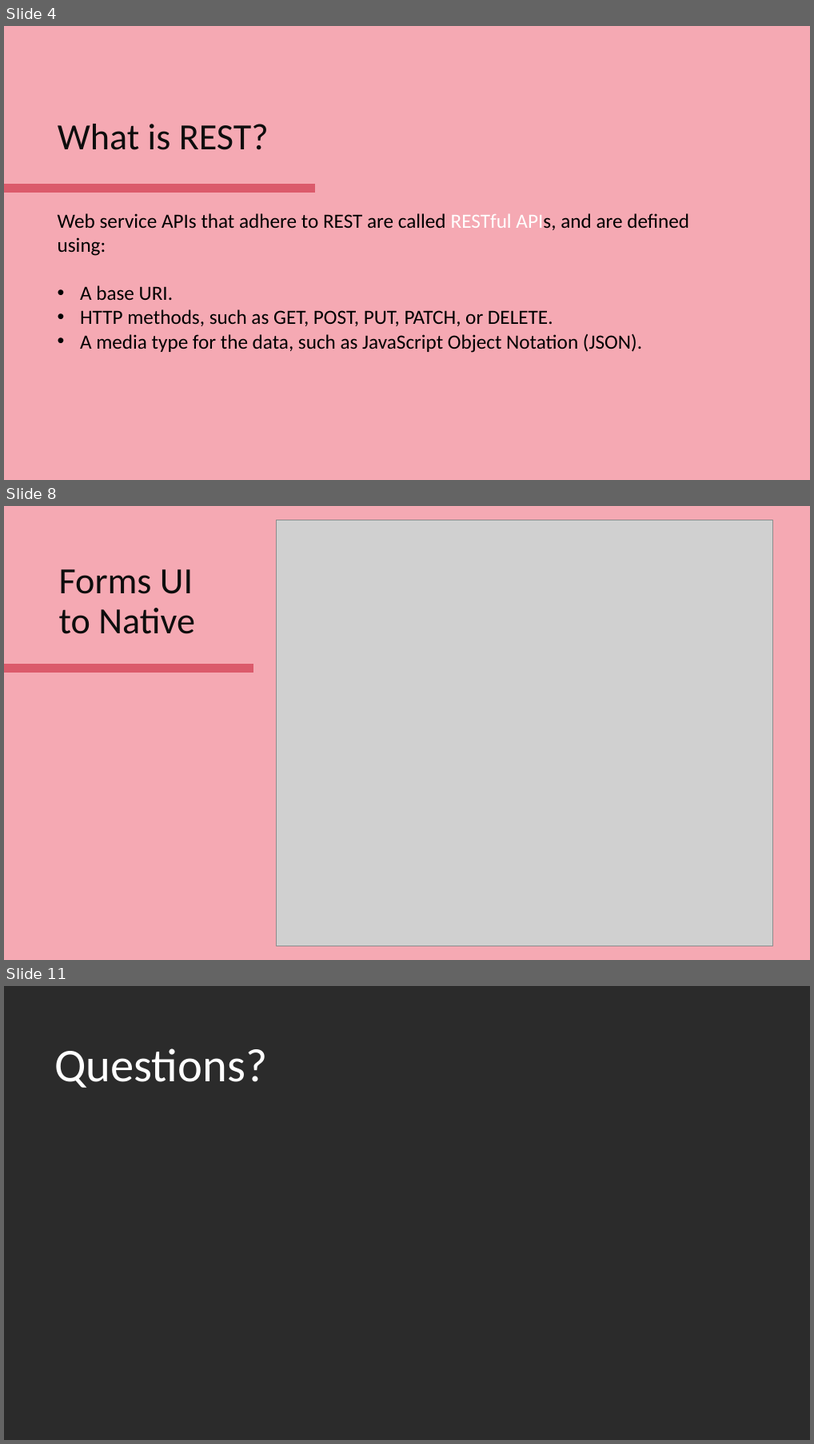
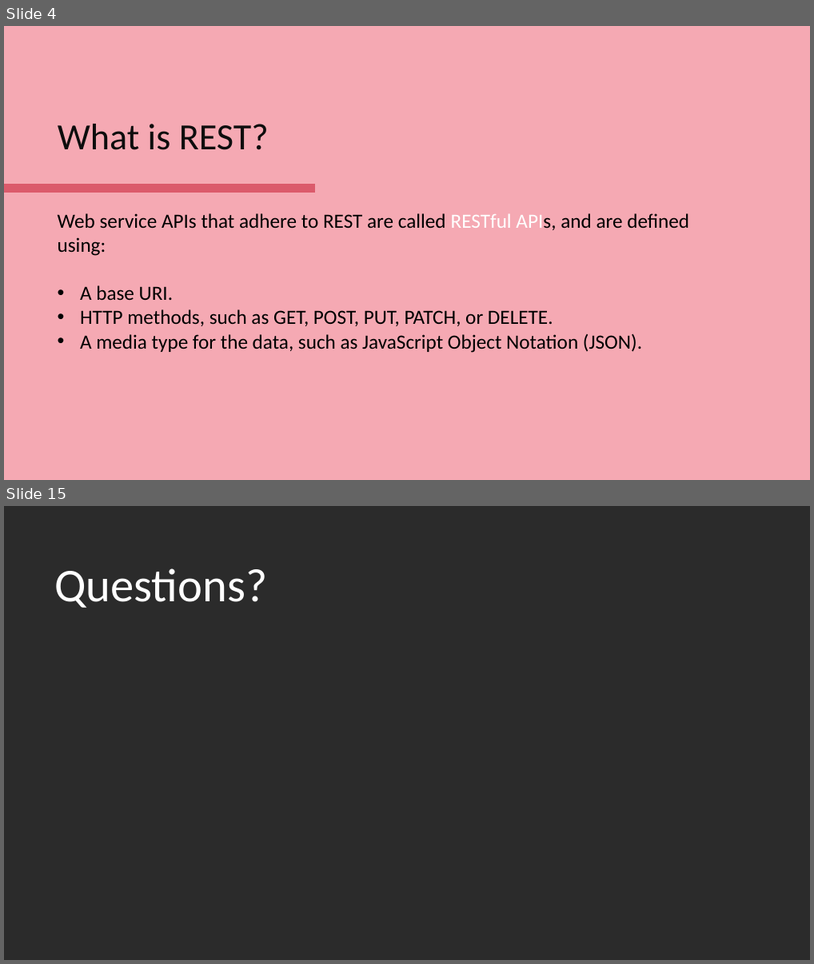
Before and after one commit to HopePH/Playground, a slide deck: PPT/WorkShop/REST Service.pptx. Shown one above the other, each under a label of ours: slides 4, 8 and 11 before the commit, slides 4 and 15 after it; the slides between them are not shown. The pictures are 814x1444 and 814x964 pixels, drawn with LibreOffice and Linux fonts; fonts in the diff are those of the drawing; grey boxes stand for pictures; background and template pictures are left out; a plain dark background stands for a picture behind light text. Boxes give left, top, right and bottom in pixels: in the first picture for what was removed or moved away, otherwise in the second. Text is boxed around its words. In the diff, an @@ line names an element or a change of style, - is before the commit and + after.

```diff
--- a/PPT/WorkShop/REST Service.pptx
+++ b/PPT/WorkShop/REST Service.pptx
@@ slide 8 removed at (4,506,810,960), background #F5A9B3 @@
@@ picture removed at (276,520,773,947) @@
@@ title removed at (59,569,195,634) @@
-Forms UI
-to Native
@@ line removed from (4, 668) to (254, 668) @@
@@ what was slide 11 is now slide 15 @@
```
Also in this commit, not shown: 2 slides changed, 9 slides added, 4 other slides removed.
